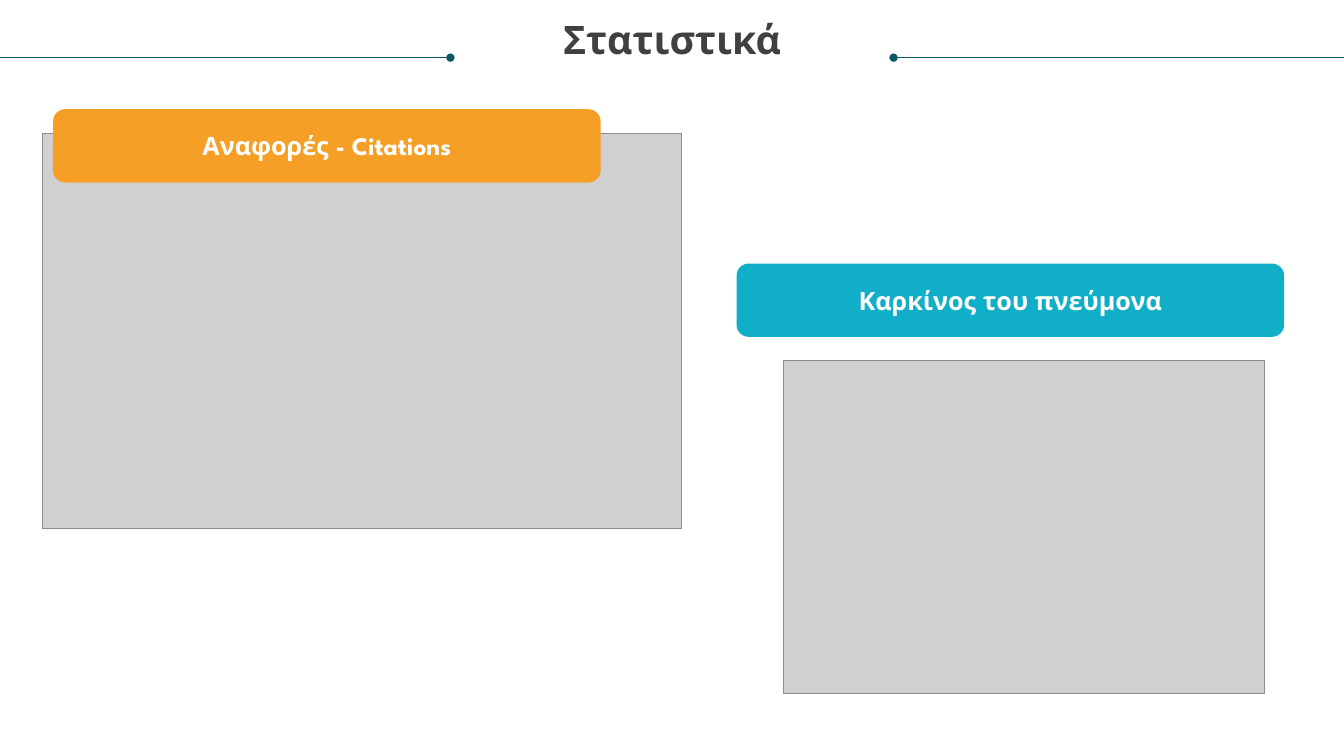
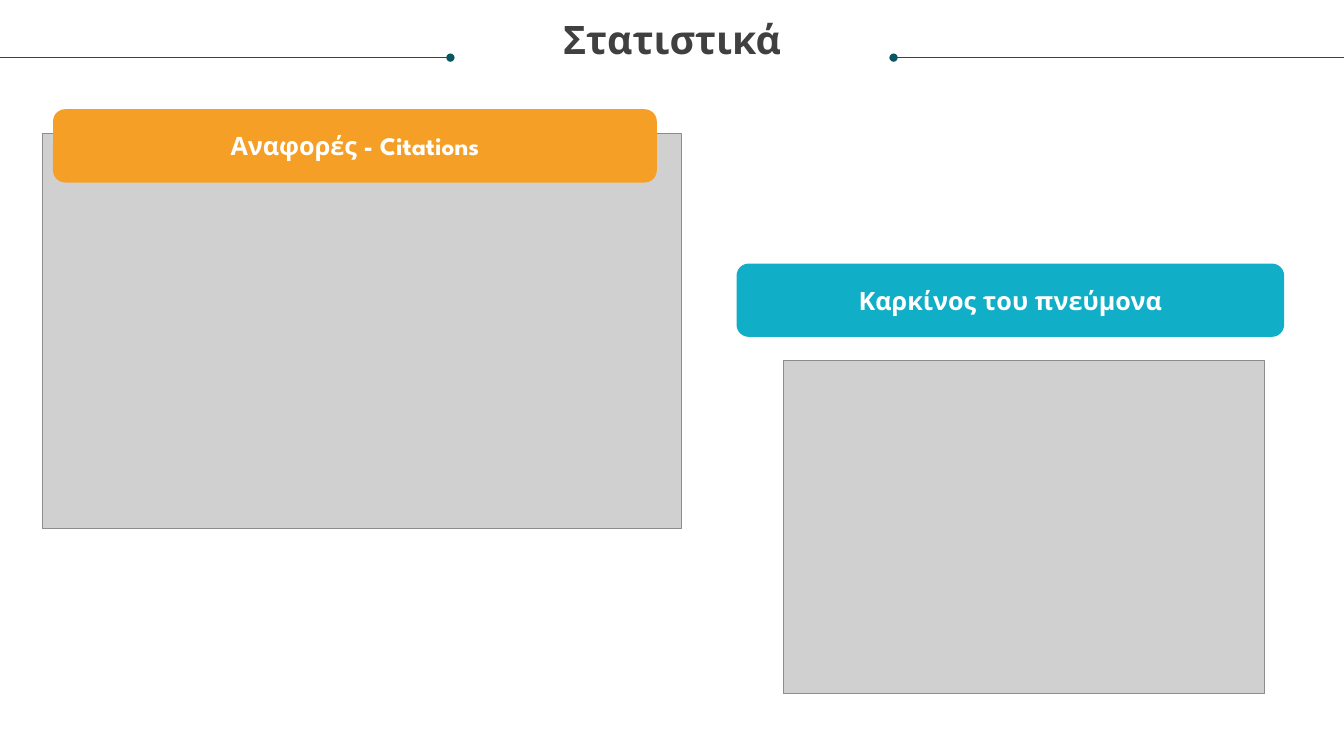
Before and after one commit to manos-mark/radiomics-features-extraction, a slide deck: slide 3 of info/Πτυχιακή Μάνος Μαρκοδημητράκης.pptx (slide 4 before the commit). Drawn at 1344x756 pixels with LibreOffice and Linux fonts; fonts in the diff are those of the drawing; grey boxes stand for pictures. Boxes give left, top, right and bottom in pixels: in the first picture for what was removed or moved away, otherwise in the second. Text is boxed around its words. In the diff, an @@ line names an element or a change of style, - is before the commit and + after.

```diff
--- a/info/Πτυχιακή Μάνος Μαρκοδημητράκης.pptx
+++ b/info/Πτυχιακή Μάνος Μαρκοδημητράκης.pptx
@@ rounded rectangle "Αναφορές - Citations": place and size @@
-rounded rectangle "Αναφορές - Citations" at box(53, 109, 601, 182)
+rounded rectangle "Αναφορές - Citations" at box(53, 109, 657, 182)
```
Also in this commit, not shown: 18 other slides changed, 3 slides added, 2 slides removed, 2 other files.
